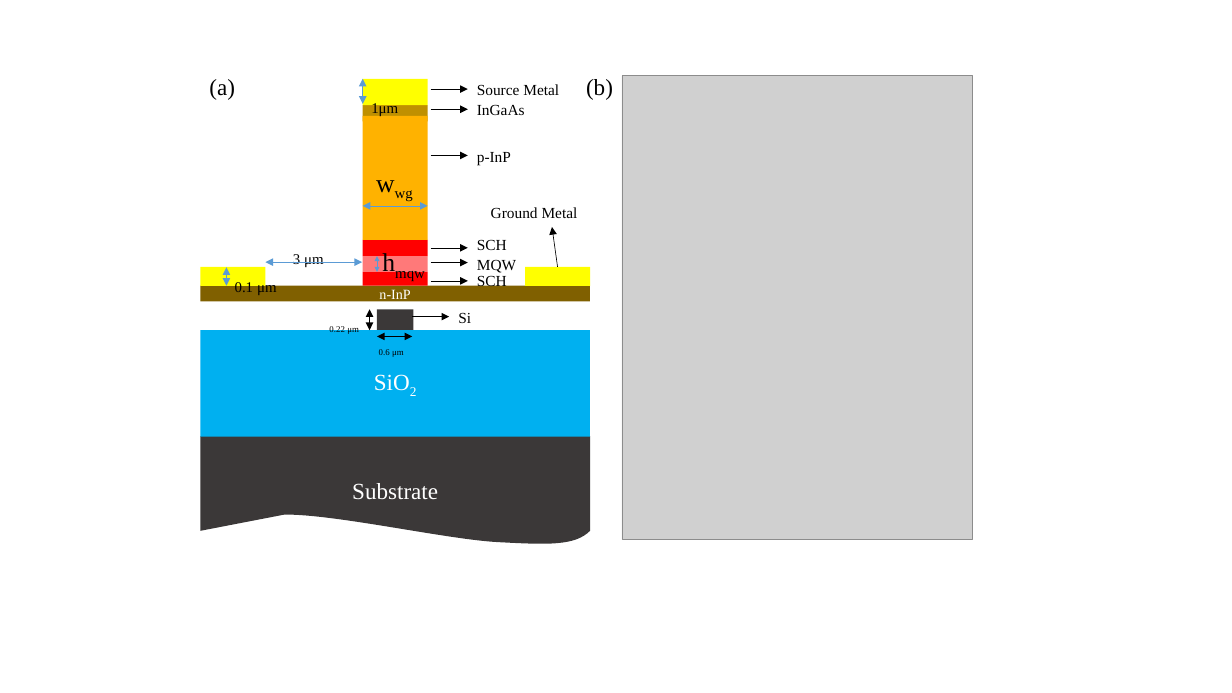
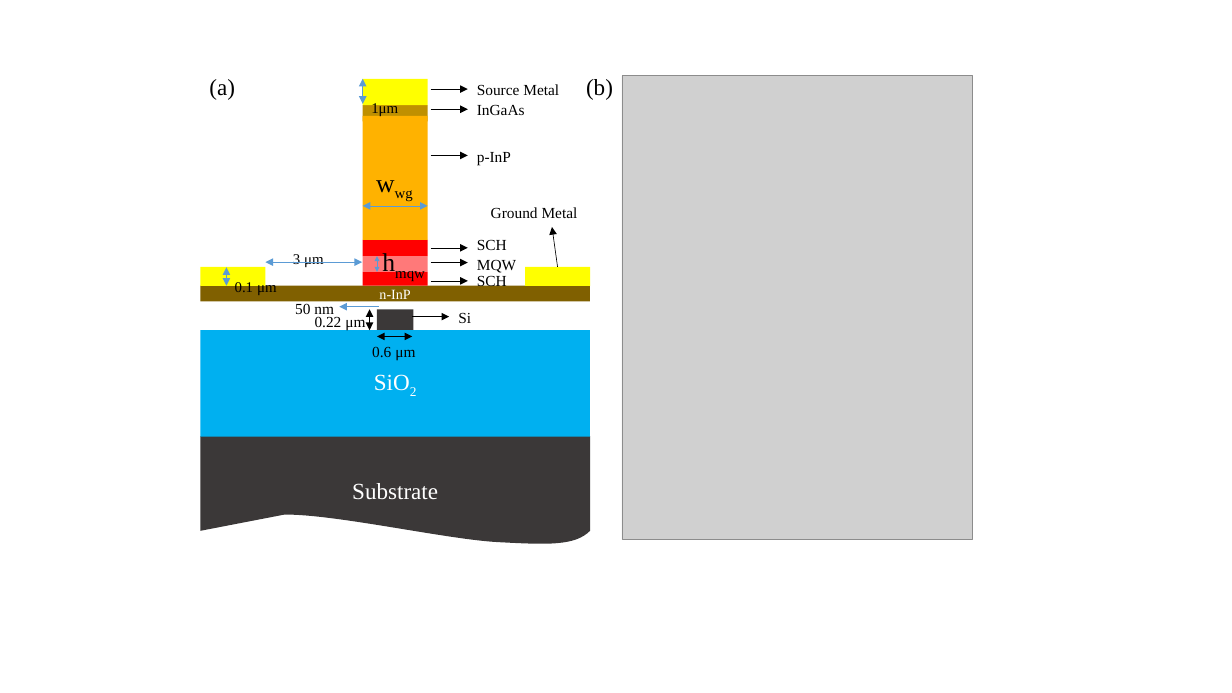
Before and after one commit to huangqiangsheng/thesis, a slide deck: slide 11 of thesis_v1/Pictures/figure_chapter2.pptx. Drawn at 1232x693 pixels with LibreOffice and Linux fonts; fonts in the diff are those of the drawing; grey boxes stand for pictures. Boxes give left, top, right and bottom in pixels: in the first picture for what was removed or moved away, otherwise in the second. Text is boxed around its words. In the diff, an @@ line names an element or a change of style, - is before the commit and + after.

```diff
--- a/thesis_v1/Pictures/figure_chapter2.pptx
+++ b/thesis_v1/Pictures/figure_chapter2.pptx
@@ text added at <box>295,303,334,318</box>, 12 pt, text #000000 @@
+50 nm
@@ text "0.22 μm": place and size @@
-text "0.22 μm" at <box>329,325,359,334</box>
+text "0.22 μm" at <box>315,316,365,330</box>
@@ text "0.22 μm" at <box>315,316,365,330</box>: now on the baseline @@
@@ arrow added from (379, 307) to (339, 307), #5B9BD5 0.5 pt @@
@@ text "0.6 μm" at <box>372,346,415,360</box>: now on the baseline @@
@@ text "0.6 μm": place and size @@
-text "0.6 μm" at <box>379,349,404,357</box>
+text "0.6 μm" at <box>372,346,415,360</box>
```
Also in this commit, not shown: 1 slide added, 43 other files.
